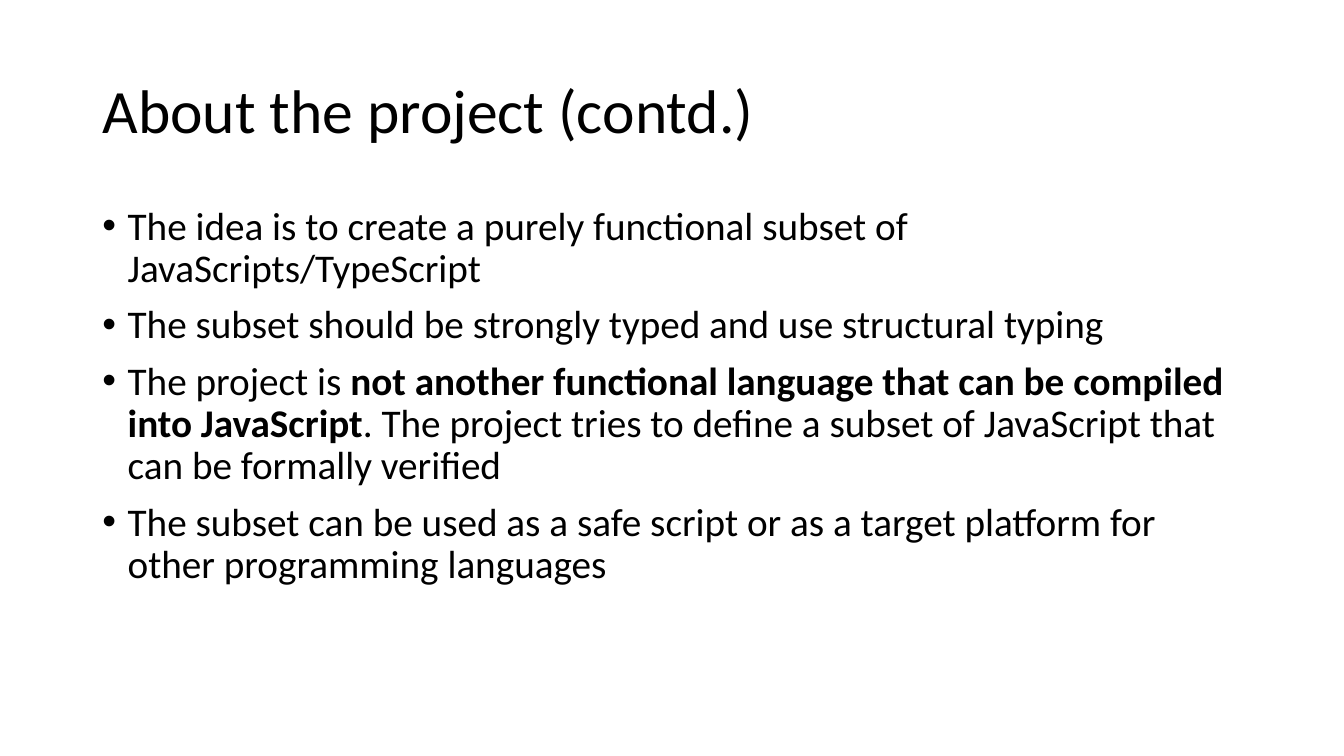
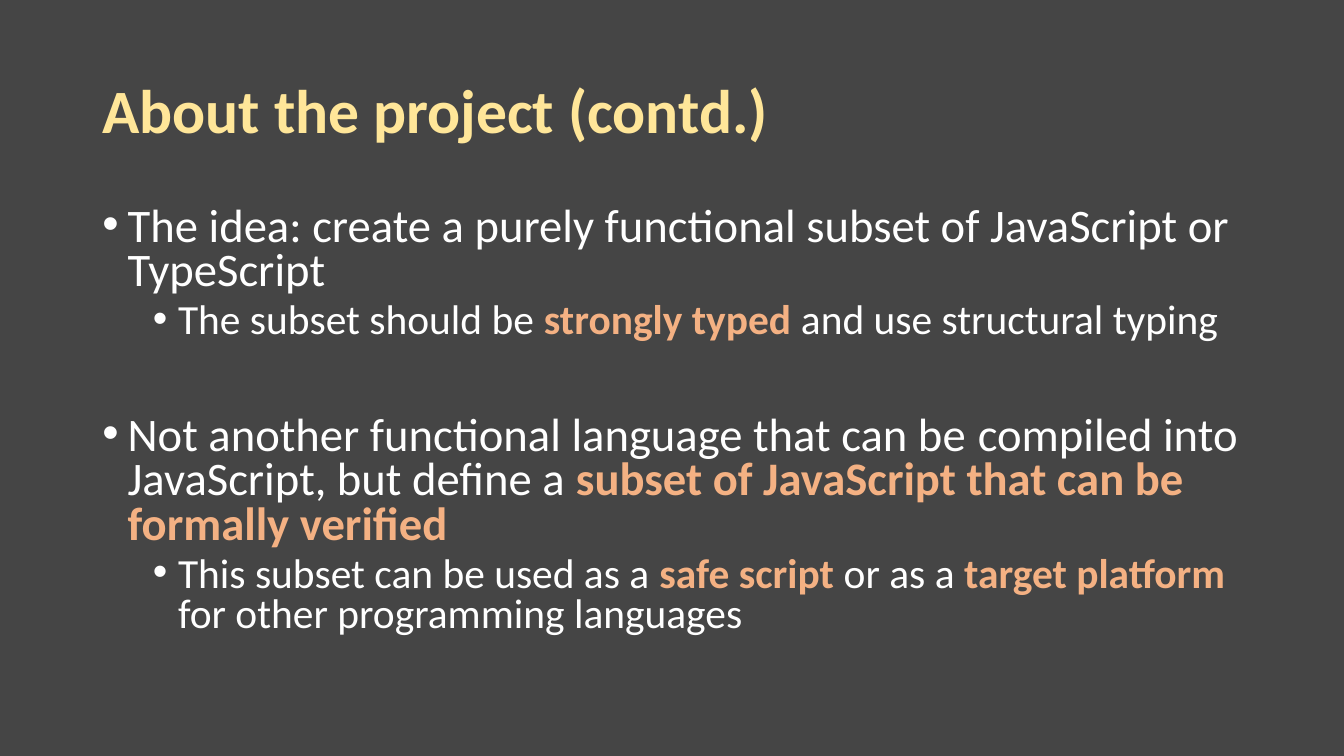
Before and after one commit to ts-common/fun.ts, a slide deck: slide 4 of doc/demo/about_FUNts.pptx. Drawn at 1344x756 pixels with LibreOffice and Linux fonts; fonts in the diff are those of the drawing. Boxes give left, top, right and bottom in pixels: in the first picture for what was removed or moved away, otherwise in the second. Text is boxed around its words. In the diff, an @@ line names an element or a change of style, - is before the commit and + after.

```diff
--- a/doc/demo/about_FUNts.pptx
+++ b/doc/demo/about_FUNts.pptx
@@ background #FFFFFF to #454545 @@
@@ title "About the project (contd.)" at (x1=102, y1=87, x2=768, y2=144): text colour #000000 to #FFE699, bold on @@
@@ text at (x1=128, y1=209, x2=1229, y2=294): text changed; size 28 to 33.3 pt; text colour #000000 to #FFFFFF @@
-• The idea is to create a purely functional subset of JavaScripts/TypeScript
+• The idea: create a purely functional subset of JavaScript or TypeScript
@@ text at (x1=178, y1=305, x2=1218, y2=341): size 28 to 29.6 pt in "The subset should be strongly typed and ..."; text colour #000000 to #FFFFFF in "The subset should be and use structural ..."; text colour #000000 to #F4B183, bold on in "strongly typed"; list level 1 to 2 in "The subset should be strongly ..."; line spacing 0.9 to 0.8 @@
@@ text at (x1=128, y1=418, x2=1238, y2=635): text changed; size 28 to 33.3 pt; text colour #000000 to #FFFFFF @@
-• The project is not another functional language that can be compiled into JavaScript. The project tries to define a subset of JavaScript that can be formally verified
-• The subset can be used as a safe script or as a target platform for other programming languages
+• Not another functional language that can be compiled into JavaScript, but define a subset of JavaScript that can be formally verified
+  • This subset can be used as a safe script or as a target platform for other programming languages
```
Also in this commit, not shown: 5 other slides changed, 4 slides added.
